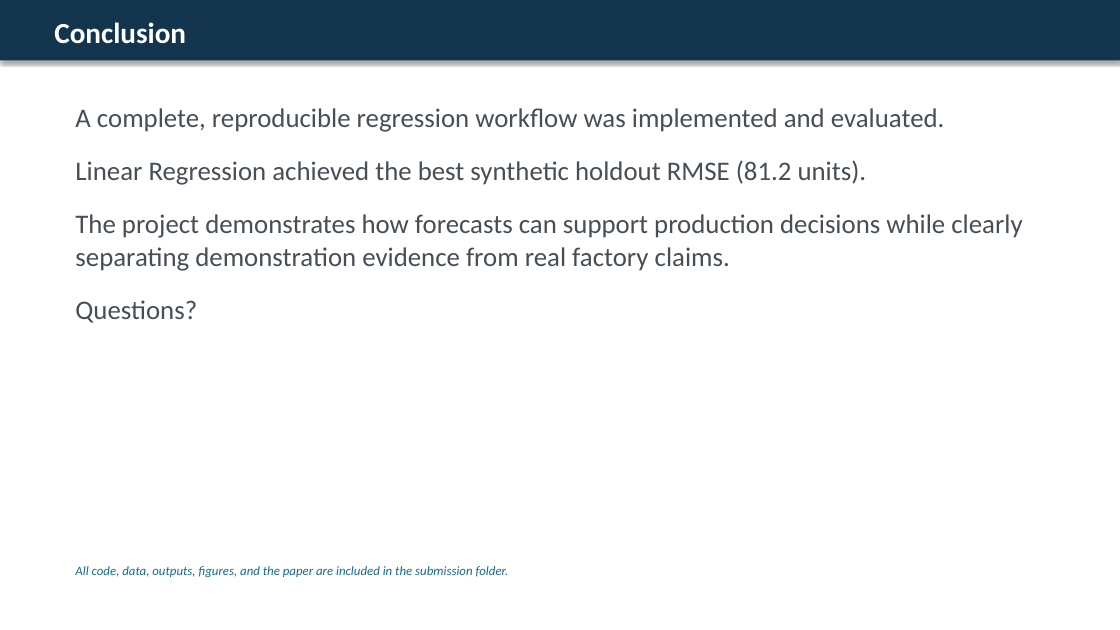
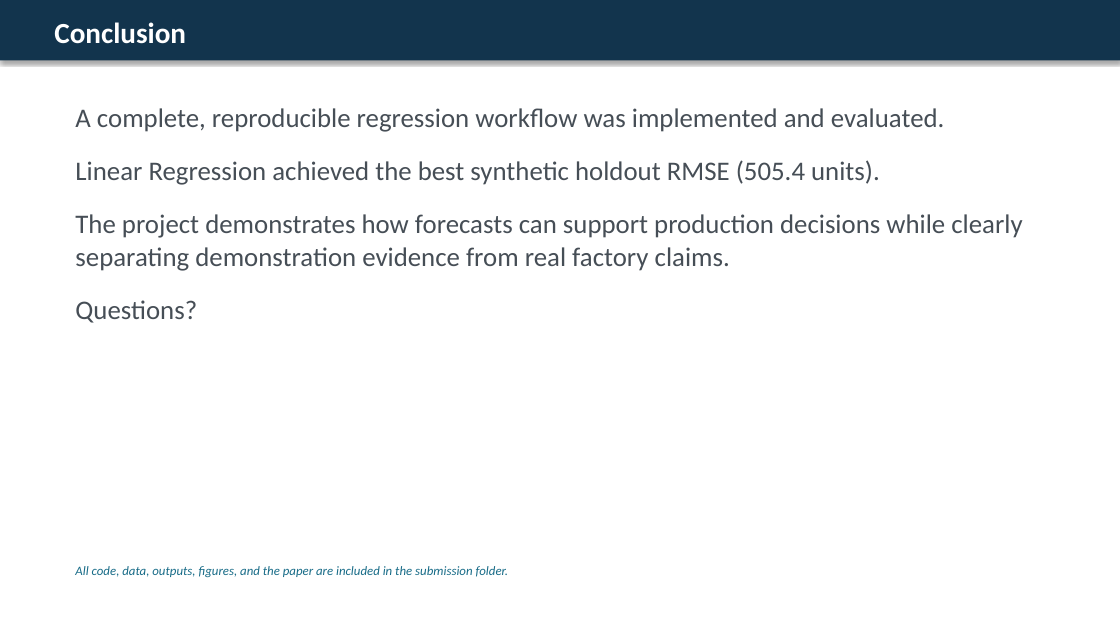
Before and after one commit to soutruoshim/ml-based-demand-prediction, a slide deck: slide 12 of presentation/ML_Demand_Prediction_Final_Defense.pptx. Drawn at 1120x630 pixels with LibreOffice and Linux fonts; fonts in the diff are those of the drawing. Boxes give left, top, right and bottom in pixels: in the first picture for what was removed or moved away, otherwise in the second. Text is boxed around its words. In the diff, an @@ line names an element or a change of style, - is before the commit and + after.

```diff
--- a/presentation/ML_Demand_Prediction_Final_Defense.pptx
+++ b/presentation/ML_Demand_Prediction_Final_Defense.pptx
@@ text at (x1=75, y1=160, x2=880, y2=185): text changed @@
-Linear Regression achieved the best synthetic holdout RMSE (81.2 units).
+Linear Regression achieved the best synthetic holdout RMSE (505.4 units).
```
Also in this commit, not shown: 2 other slides changed, 19 other files.
